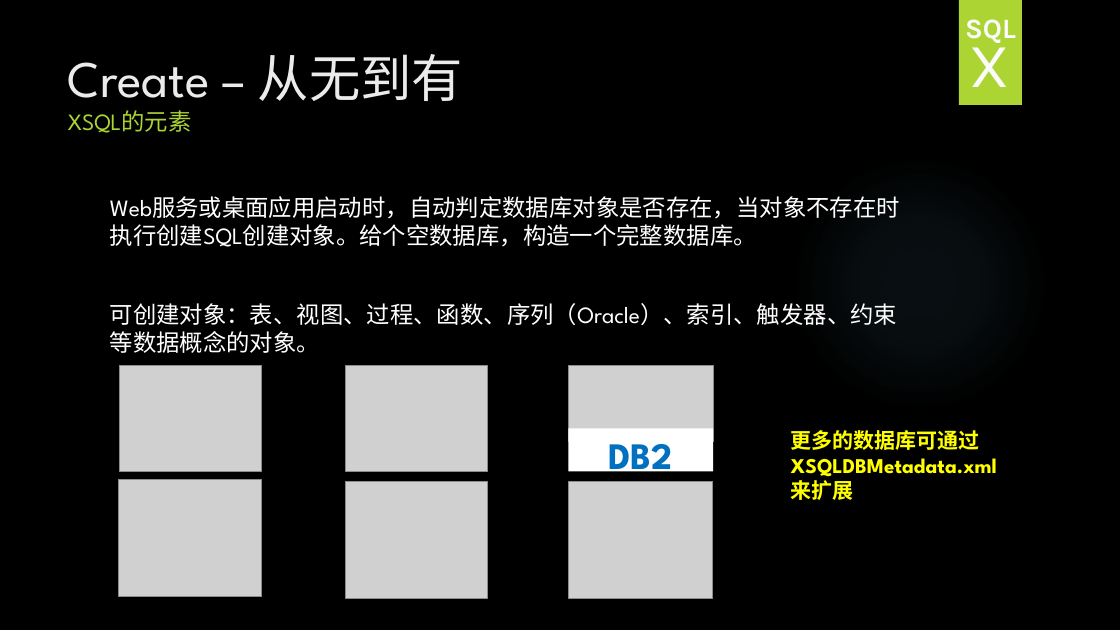
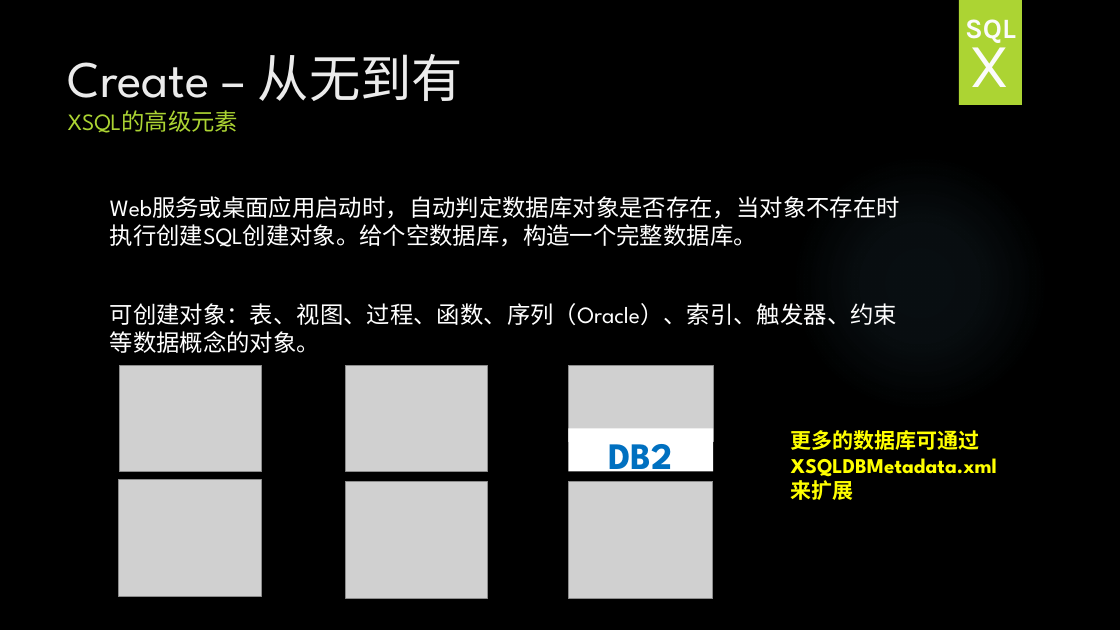
Before and after one commit to HY-ZhengWei/hy.common.XJava, a slide deck: slide 29 of doc/XSQL技术交流.pptx. Drawn at 1120x630 pixels with LibreOffice and Linux fonts; fonts in the diff are those of the drawing; grey boxes stand for pictures; background and template pictures are left out. Boxes give left, top, right and bottom in pixels: in the first picture for what was removed or moved away, otherwise in the second. Text is boxed around its words. In the diff, an @@ line names an element or a change of style, - is before the commit and + after.

```diff
--- a/doc/XSQL技术交流.pptx
+++ b/doc/XSQL技术交流.pptx
@@ title at (x1=68, y1=54, x2=463, y2=133): text changed @@
-Create – 从无到有
-XSQL的元素
+Create – 从无到有
+XSQL的高级元素
```
Also in this commit, not shown: 3 other slides changed, 10 slides added.
